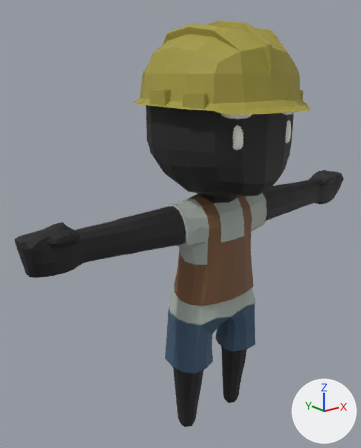
The glTF model dead-city/models/characters/worker.glb: old version first, new version second.
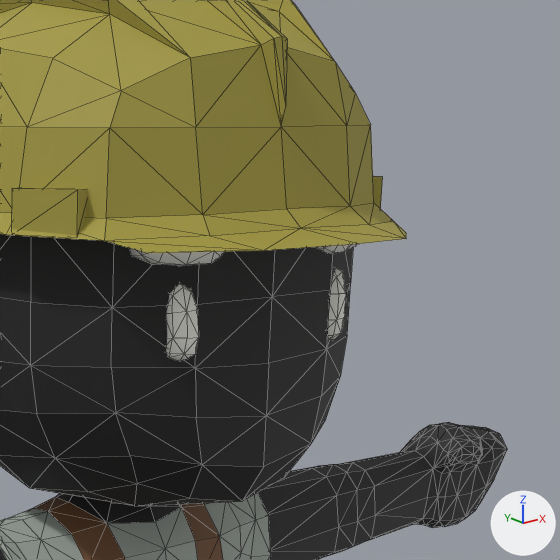
There are two pictures of each version: one whole from a 50 mm lens placed at (-2.62, -2.82, 3.0), pointed at (-0.23, 0.17, 1.8), one close up on the part from 49% to 100% of the width and 7% to 48% of the height. Every picture has the same lights, and +X, +Y and +Z are marked at lower right. The older version's two pictures come first. The close-ups show mesh edges as thin lines. Vertices at exactly the same position are counted once.

Names of what the first close-up shows: 'Body'.
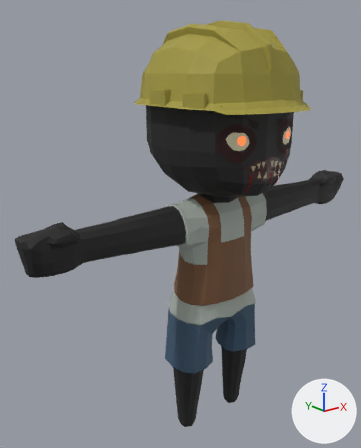
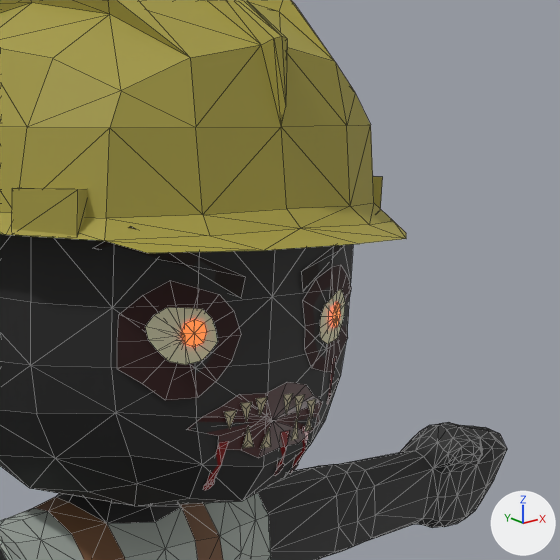
The change, as a list of edits to the scene's bpy script:
```text
Add mat_facemouth:
    mat_facemouth = principled_material('FaceMouth')
    mat_facemouth.base_color = (0.045, 0.0, 0.0)  # dark red #3c0000
    mat_facemouth.roughness = 0.4
Add mat_facepupil:
    mat_facepupil = principled_material('FacePupil')
    mat_facepupil.base_color = (1.0, 0.08, 0.02)  # red #ff5027
    mat_facepupil.roughness = 0.6
    mat_facepupil.emission_color = (1.0, 0.08, 0.02)  # red #ff5027
    mat_facepupil.emission_strength = 3.0
Add mat_faceblood:
    mat_faceblood = principled_material('FaceBlood')
    mat_faceblood.base_color = (0.2, 0.0, 0.0)  # dark red #7c0000
    mat_faceblood.roughness = 0.15
Add mat_facesocket:
    mat_facesocket = principled_material('FaceSocket')
    mat_facesocket.base_color = (0.03, 0.006, 0.006)  # dark red #301212
    mat_facesocket.roughness = 0.85
Add mat_facebrow:
    mat_facebrow = principled_material('FaceBrow')
    mat_facebrow.base_color = (0.02, 0.012, 0.01)  # black #271d19
    mat_facebrow.roughness = 0.9
Add mat_faceeye:
    mat_faceeye = principled_material('FaceEye')
    mat_faceeye.base_color = (0.62, 0.6, 0.4)  # beige #cecbaa
    mat_faceeye.roughness = 0.6
    mat_faceeye.emission_color = (0.0372, 0.036, 0.024)  # dark grey #36352b
    mat_faceeye.emission_strength = 1.0
Add mat_faceteeth:
    mat_faceteeth = principled_material('FaceTeeth')
    mat_faceteeth.base_color = (0.48, 0.42, 0.26)  # beige #b8ad8b
    mat_faceteeth.roughness = 0.55
Change me_cube_004:
    used by ob_body; location = (0.0, 0.0, 0.0)
    remove me_cube_004.from_pydata(...)  # 1296 vertices, 2524 faces; spans x -1.62..1.62, y -0.72..0.56, z -0.02..3.32
    add me_cube_004.from_pydata(...)  # 1331 vertices, 2380 faces; spans x -1.62..1.62, y -0.72..0.56, z -0.02..3.32
    me_cube_004 part 1: the loose piece of 42 vertices spanning x 0.14..0.37, y -0.5..-0.39, z 2.67..2.76 is rebuilt with 5 vertices and now spans x 0.09..0.42, y -0.49..-0.35, z 2.6..2.76, in mat_facebrow (black #271d19)
    me_cube_004 part 2: the loose piece of 42 vertices spanning x -0.37..-0.14, y -0.5..-0.39, z 2.67..2.76 is rebuilt with 5 vertices and now spans x -0.42..-0.09, y -0.49..-0.35, z 2.6..2.76, in mat_facebrow (black #271d19)
    me_cube_004 part 3
    84 vertices are removed from x -0.28..0.28, y -0.49..-0.4, z 2.47..2.65
    160 faces are deleted
    193 vertices are added at x -0.38..0.4, y -0.5..-0.37, z 2.16..2.65
    28 new faces join them, mat_facesocket (dark red #301212)
    28 new faces join them, mat_faceeye (beige #cecbaa)
    16 new faces join them, mat_facepupil (red #ff5027, glowing red #ff5027)
    18 new faces join them, mat_facemouth (dark red #3c0000)
    30 new faces join them, mat_faceteeth (beige #b8ad8b)
    48 new faces join them, mat_faceblood (dark red #7c0000)
    remove me_cube_004.materials.append(mat_face)  # white #fffff8
    add me_cube_004.materials.append(mat_facesocket)  # dark red #301212
    add me_cube_004.materials.append(mat_faceeye)  # beige #cecbaa
    add me_cube_004.materials.append(mat_facepupil)  # red #ff5027, glowing red #ff5027
    add me_cube_004.materials.append(mat_facebrow)  # black #271d19
    add me_cube_004.materials.append(mat_facemouth)  # dark red #3c0000
    add me_cube_004.materials.append(mat_faceteeth)  # beige #b8ad8b
    add me_cube_004.materials.append(mat_faceblood)  # dark red #7c0000
```

Location of each change, [x1, y1, x2, y2] in pixels of the close-ups (560 x 560 px; the box of a moved part takes in the faces that stretch with it):
part 1 of me_cube_004, rebuilt: before [318, 244, 356, 253]; after [301, 211, 379, 291]
part 2 of me_cube_004, rebuilt: before [129, 248, 225, 266]; after [94, 227, 246, 298]
part 3 of me_cube_004, moved or reshaped: before [166, 268, 346, 361]; after [117, 265, 351, 490]
